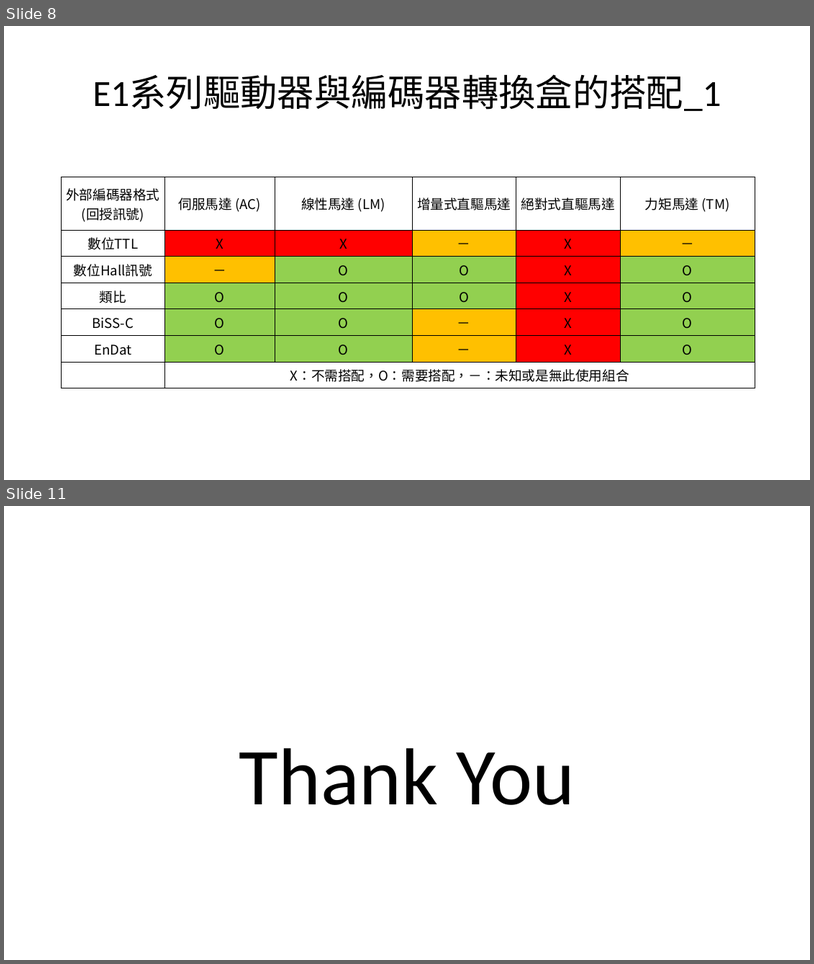
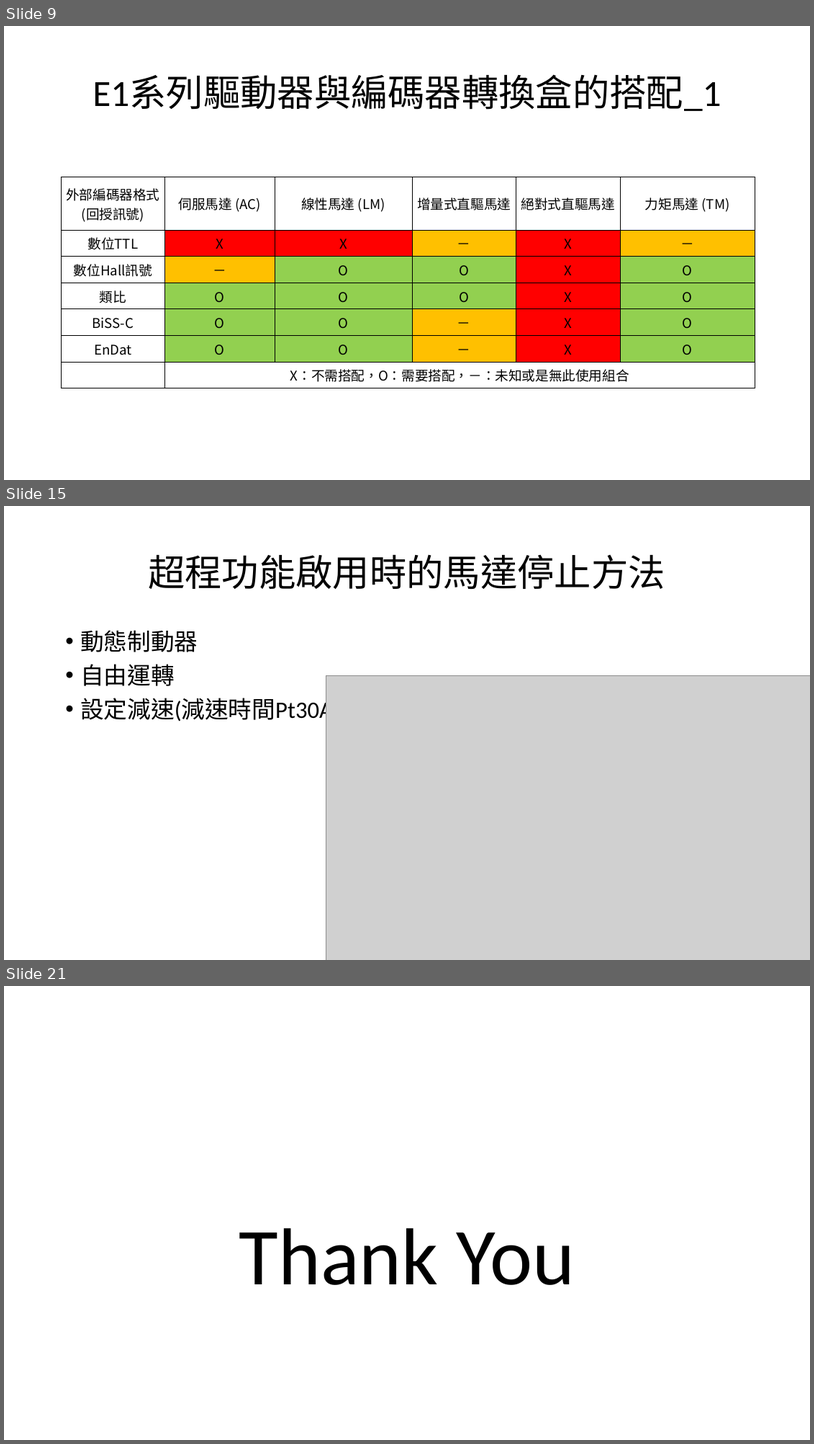
Before and after one commit to handsomeyo-wei/introduce-product-of-controllers-and-drivers, a slide deck: 產品簡介.pptx. Shown one above the other, each under a label of ours: slides 8 and 11 before the commit, slides 9, 15 and 21 after it; the slides between them are not shown. The pictures are 814x964 and 814x1444 pixels, drawn with LibreOffice and Linux fonts; fonts in the diff are those of the drawing; grey boxes stand for pictures. Boxes give left, top, right and bottom in pixels: in the first picture for what was removed or moved away, otherwise in the second. Text is boxed around its words. In the diff, an @@ line names an element or a change of style, - is before the commit and + after.

```diff
--- a/產品簡介.pptx
+++ b/產品簡介.pptx
@@ slide 15 added at box(4, 506, 810, 960), background #FFFFFF @@
@@ title added at box(148, 554, 666, 589), 44 pt, text #000000 @@
+超程功能啟用時的馬達停止方法
@@ text added at box(80, 630, 340, 723), 28 pt, text #000000 @@
+• 動態制動器
+• 自由運轉
+• 設定減速(減速時間Pt30A)
@@ picture added at box(326, 675, 810, 960) @@
@@ what was slide 8 is now slide 9 @@
@@ what was slide 11 is now slide 21 @@
```
Also in this commit, not shown: 3 slides changed, 10 other slides added.
